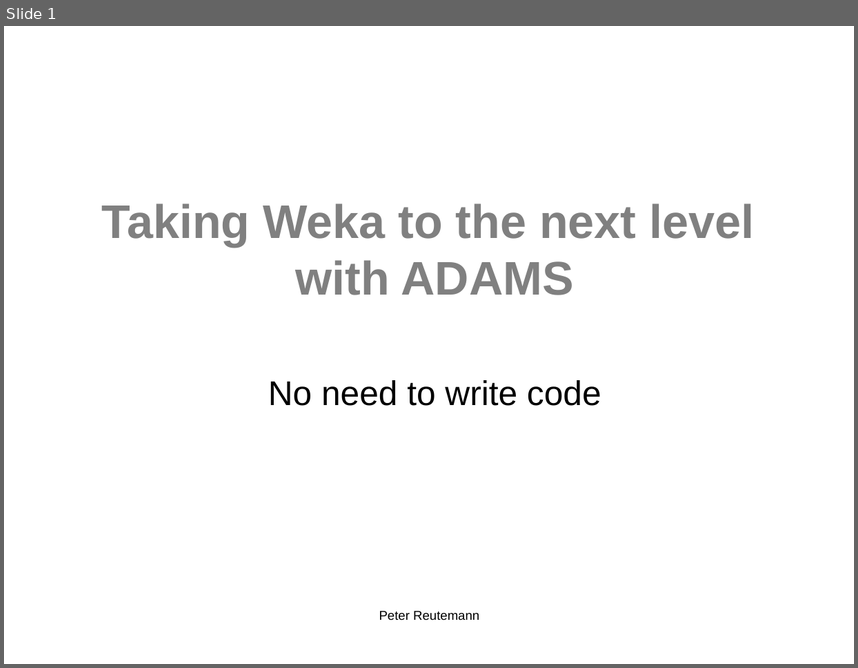
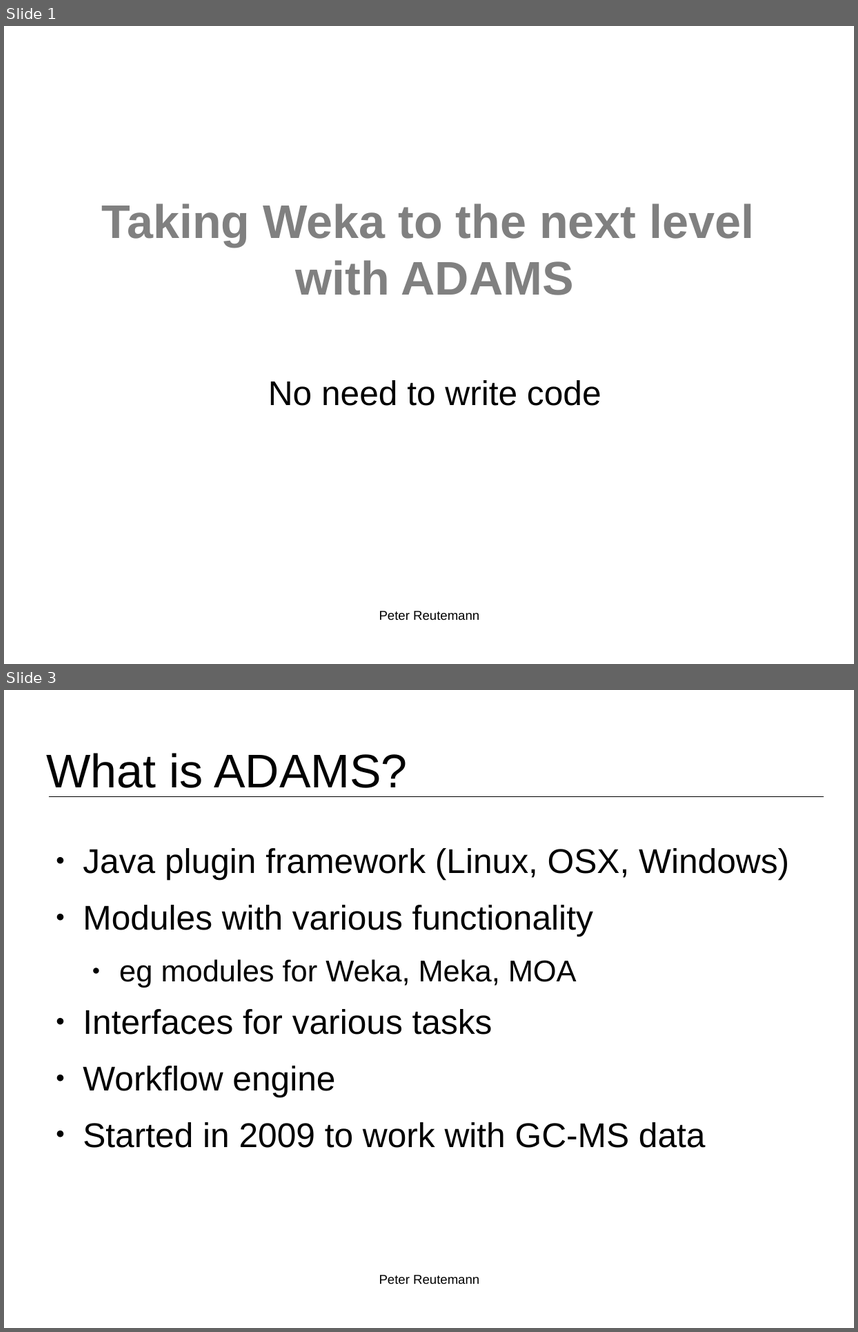
Before and after one commit to fracpete/weka-user-conference-2021, a slide deck: adams/adams.odp. Shown one above the other, each under a label of ours: slide 1 before the commit, slides 1 and 3 after it; the slides between them are not shown. The pictures are 858x668 and 858x1332 pixels, drawn with LibreOffice and Linux fonts; fonts in the diff are those of the drawing; background and template pictures are left out. Boxes give left, top, right and bottom in pixels: in the first picture for what was removed or moved away, otherwise in the second. Text is boxed around its words. In the diff, an @@ line names an element or a change of style, - is before the commit and + after.

```diff
--- a/adams/adams.odp
+++ b/adams/adams.odp
@@ slide 3 added at bbox=[4, 690, 854, 1328], background #FFFFFF @@
@@ title added at bbox=[47, 753, 408, 788], 44 pt, text #000000 @@
+What is ADAMS?
@@ line added from (50, 796) to (824, 796), #000000 0 pt @@
@@ text added at bbox=[83, 848, 789, 1147], 32 pt, text #000000 @@
+● Java plugin framework (Linux, OSX, Windows)
+● Modules with various functionality
+  ● eg modules for Weka, Meka, MOA
+● Interfaces for various tasks
+● Workflow engine
+● Started in 2009 to work with GC-MS data
@@ text added at bbox=[379, 1274, 479, 1284], 12 pt, text #000000 @@
+Peter Reutemann
```
Also in this commit, not shown: 5 slides changed, 5 other files.
